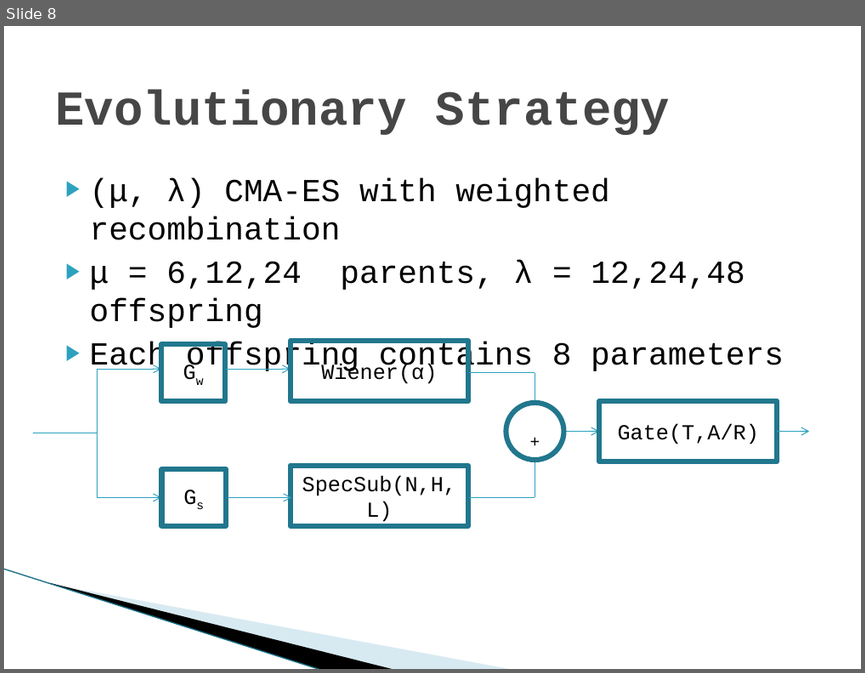
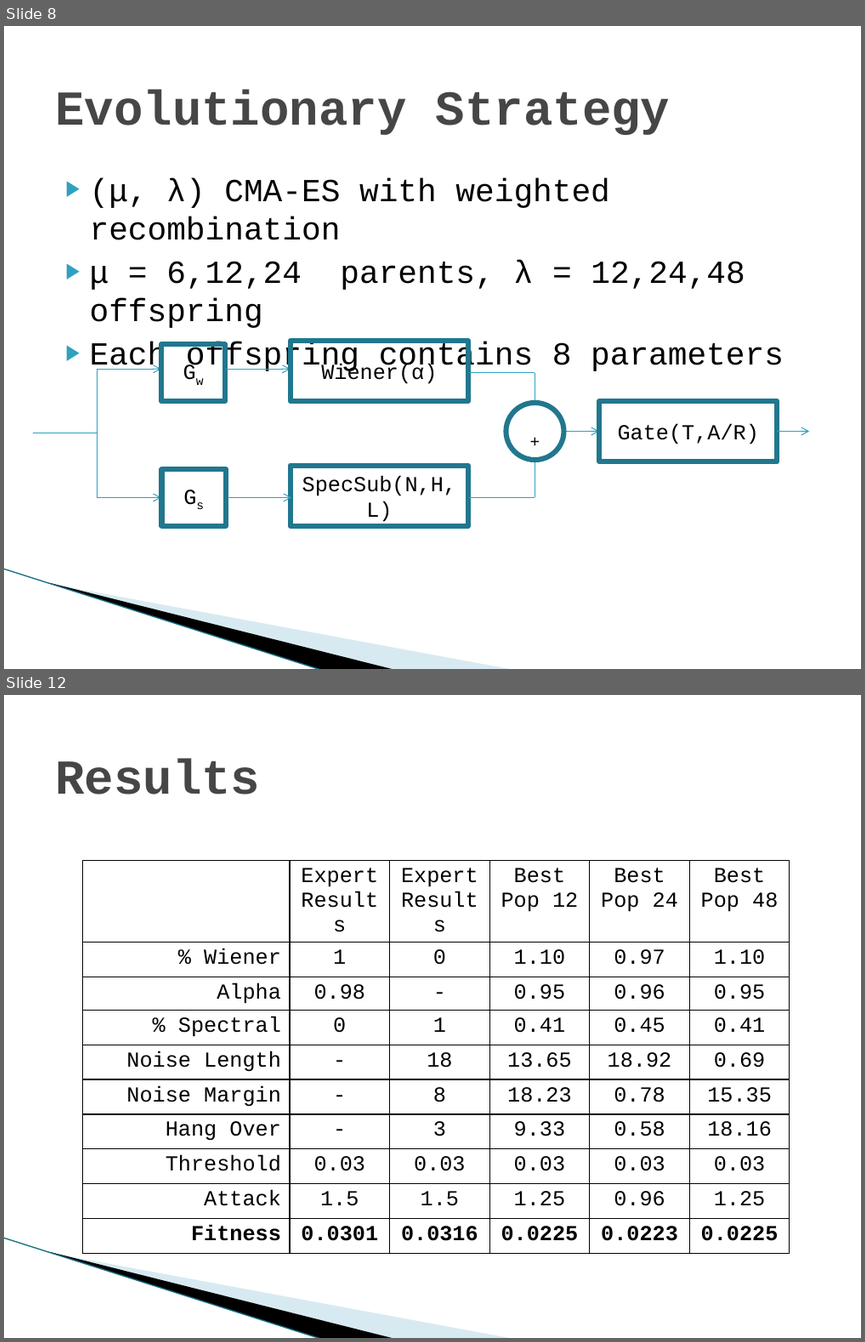
Before and after one commit to vfasburg/cse_848, a slide deck: project/848_Project_Presentation_Fasburg_Thomas.pptx. Shown one above the other, each under a label of ours: slide 8 before the commit, slides 8 and 12 after it; the slides between them are not shown. The pictures are 865x673 and 865x1342 pixels, drawn with LibreOffice and Linux fonts; fonts in the diff are those of the drawing; background and template pictures are left out. Boxes give left, top, right and bottom in pixels: in the first picture for what was removed or moved away, otherwise in the second. Text is boxed around its words. In the diff, an @@ line names an element or a change of style, - is before the commit and + after.

Commit message:
added results to slides

```diff
--- a/project/848_Project_Presentation_Fasburg_Thomas.pptx
+++ b/project/848_Project_Presentation_Fasburg_Thomas.pptx
@@ slide 12 added at (4,695,861,1338), background #FFFFFF; not listed: 3 template elements that a slide beside it also shows @@
@@ title added at (55,758,260,794), 41 pt, text #464646, bold @@
+Results
@@ table added at (83,861,791,1244), 10 rows, 6 columns @@
+ | Expert Results | Expert Results | Best Pop 12 | Best Pop 24 | Best Pop 48
+% Wiener | 1 | 0 | 1.10 | 0.97 | 1.10
+Alpha | 0.98 | - | 0.95 | 0.96 | 0.95
+% Spectral | 0 | 1 | 0.41 | 0.45 | 0.41
+Noise Length | - | 18 | 13.65 | 18.92 | 0.69
+Noise Margin | - | 8 | 18.23 | 0.78 | 15.35
+Hang Over | - | 3 | 9.33 | 0.58 | 18.16
+Threshold | 0.03 | 0.03 | 0.03 | 0.03 | 0.03
+Attack | 1.5 | 1.5 | 1.25 | 0.96 | 1.25
+Fitness | 0.0301 | 0.0316 | 0.0225 | 0.0223 | 0.0225
```
Also in this commit, not shown: 2 slides changed, 6 other slides added, 1 slide removed, 2 other files.
